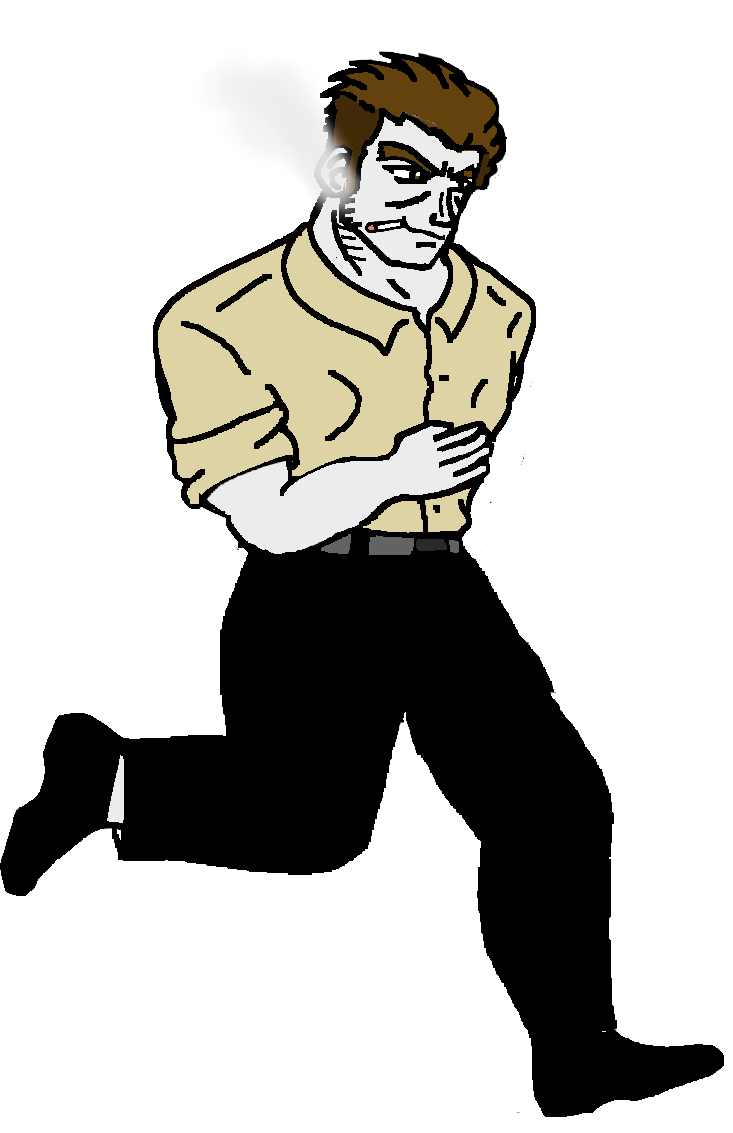
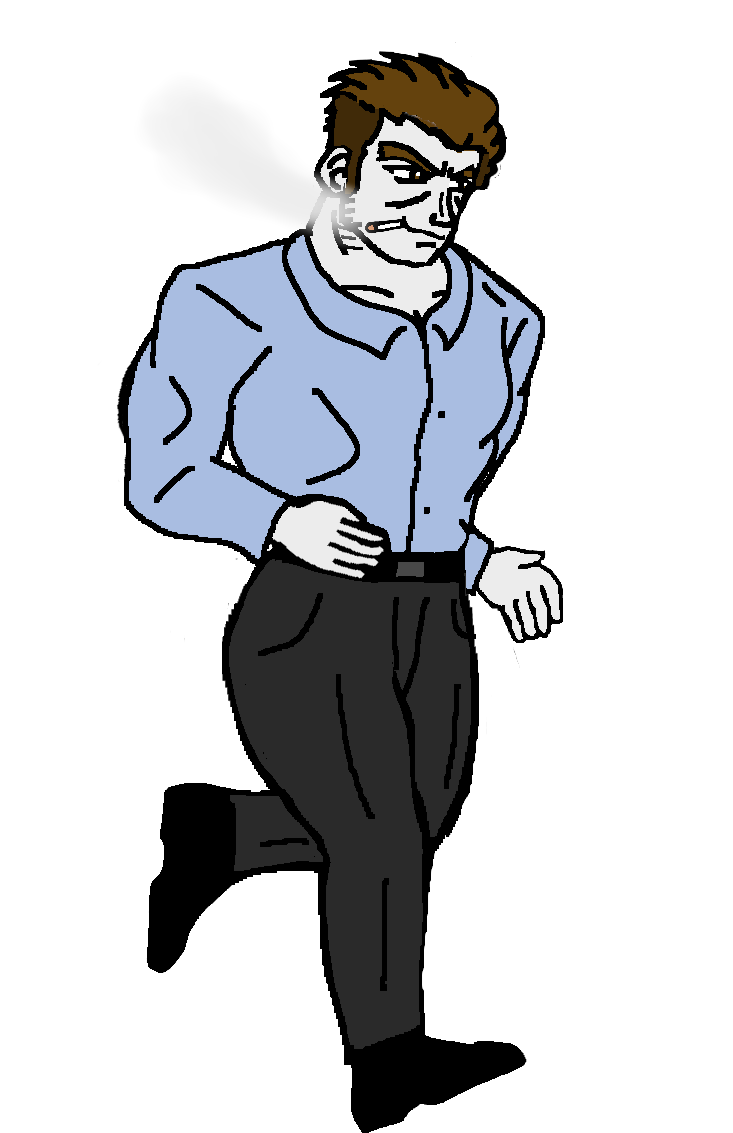
Two versions of the same layered image (w=733, h=1133). Layer-by-layer changes:
showed group "Walk5" (11 layers) over (97, 42, 563, 1133)
showed "Shirt #4" over (123, 229, 545, 596)
showed "Pants #4" over (222, 553, 487, 1065)
hid group "Walk2" (11 layers) over (0, 42, 724, 1117)
